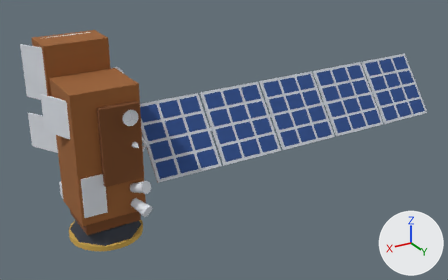
One commit to the glTF model site/models/noaa21.glb: the scene before it, then after it.
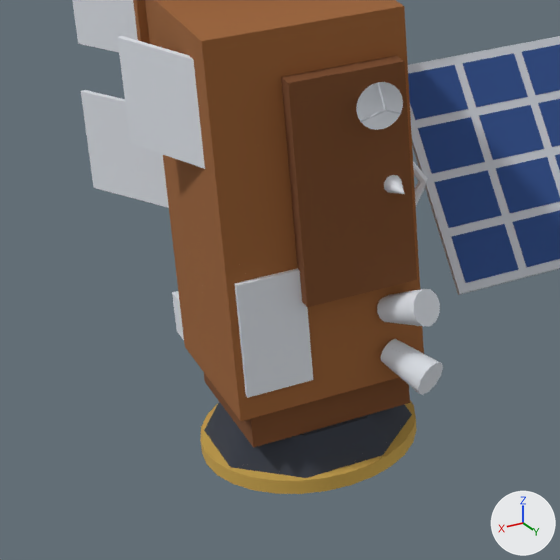
Old and new are each drawn whole from a camera (50 mm lens) standing at (4.0, 11.87, 5.37) and looking at (-3.36, -0.39, -0.76) and again close up on the part from 0% to 43% of the width and 29% to 98% of the height. Lighting does not change. The marker at lower right points along +X, +Y and +Z. The first two pictures are the older version. Where no turn or scale is listed for an object, it has been applied to the vertices. Vertices at exactly the same position are counted once.

Names of what the first close-up shows: 'body', 'foil', 'solar-panel'.
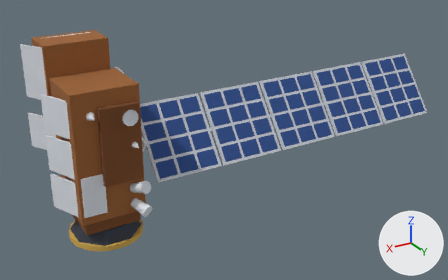
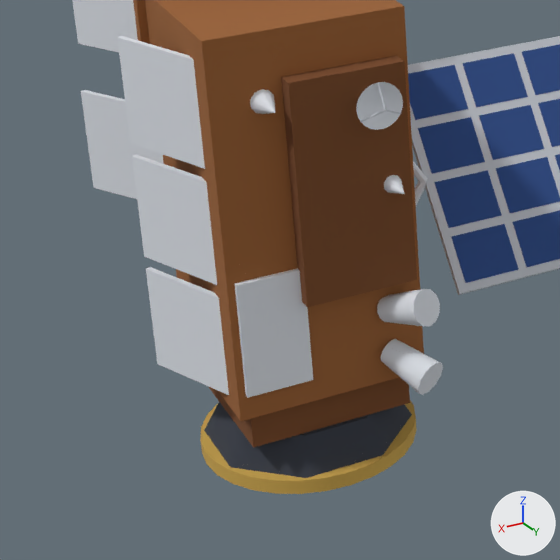
Diff of the bpy script that builds the scene:
```diff
--- a/site/models/noaa21.glb.py
+++ b/site/models/noaa21.glb.py
@@ mat_own__e0e4eb @@
+mat_own__e0e4eb = principled_material('own #e0e4eb')
+mat_own__e0e4eb.base_color = (0.743, 0.778, 0.834)  # white #e0e4eb
+mat_own__e0e4eb.roughness = 1.0
@@ mat_own__c7ccd4 @@
+mat_own__c7ccd4 = principled_material('own #c7ccd4')
+mat_own__c7ccd4.base_color = (0.573, 0.606, 0.661)  # light grey #c7ccd4
+mat_own__c7ccd4.roughness = 1.0
@@ me_body @@
 # used by ob_body; location = (-4.244, -0.244, 0.052)
-me_body.from_pydata(...)  # 3632 vertices, 4432 faces; spans x -5.34..5.34, y -1.36..1.36, z -2.09..2.09
+me_body.from_pydata(...)  # 3738 vertices, 4620 faces; spans x -5.34..5.34, y -1.36..1.36, z -2.09..2.09
+# me_body part 1: the loose piece of 14 vertices spanning x 4.87..5.28, y -0.08..0.81, z 0.4..1.2 is copied, and the copy is moved by (0.0, 0.0, -1.8), in mat_own__e0e4eb (white #e0e4eb); it spans x 4.87..5.28, y -0.08..0.81, z -1.4..-0.6
+# me_body part 2: the loose piece of 14 vertices spanning x 4.87..5.28, y -0.08..0.81, z 0.4..1.2 is copied, and the copy is moved by (0.0, 0.0, -0.9), in mat_own__e0e4eb (white #e0e4eb); it spans x 4.87..5.28, y -0.08..0.81, z -0.5..0.3
+# me_body part 3: a new loose piece, a 10-sided cone pointing to +y spanning x 4.51..4.68, y 0.89..1.14, z 0.81..0.99, in mat_own__e0e4eb (white #e0e4eb)
+# other edits to the shape of me_body do not show in these pictures
 me_body.materials.append(mat_own__373c46)
-me_body.materials.append(mat_own__e0e5ec)  # white #e0e5ec
-me_body.materials.append(mat_own__c8cdd5)  # light grey #c8cdd5
+me_body.materials.append(mat_own__e0e4eb)  # white #e0e4eb
+me_body.materials.append(mat_own__c7ccd4)  # light grey #c7ccd4
```

Boxes (x1, y1, x2, y2) around the edits, measured in the close-ups (560 x 560 px):
part 1 of me_body, added: after (146, 267, 229, 395)
part 2 of me_body, added: after (132, 154, 217, 285)
part 3 of me_body, added: after (250, 89, 275, 114)
